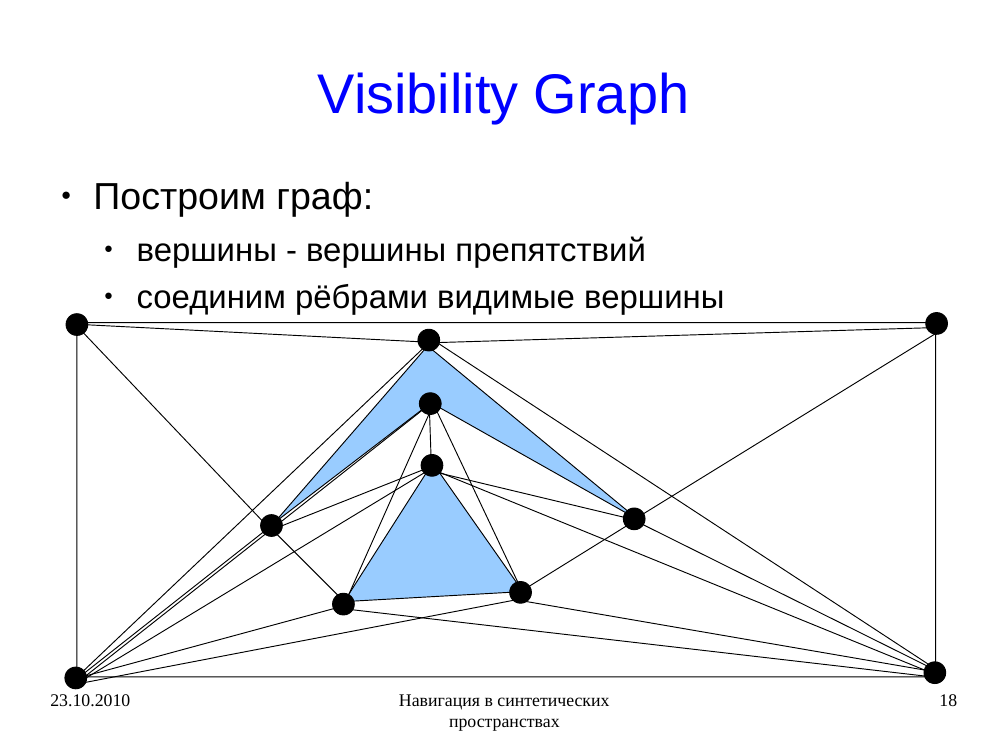
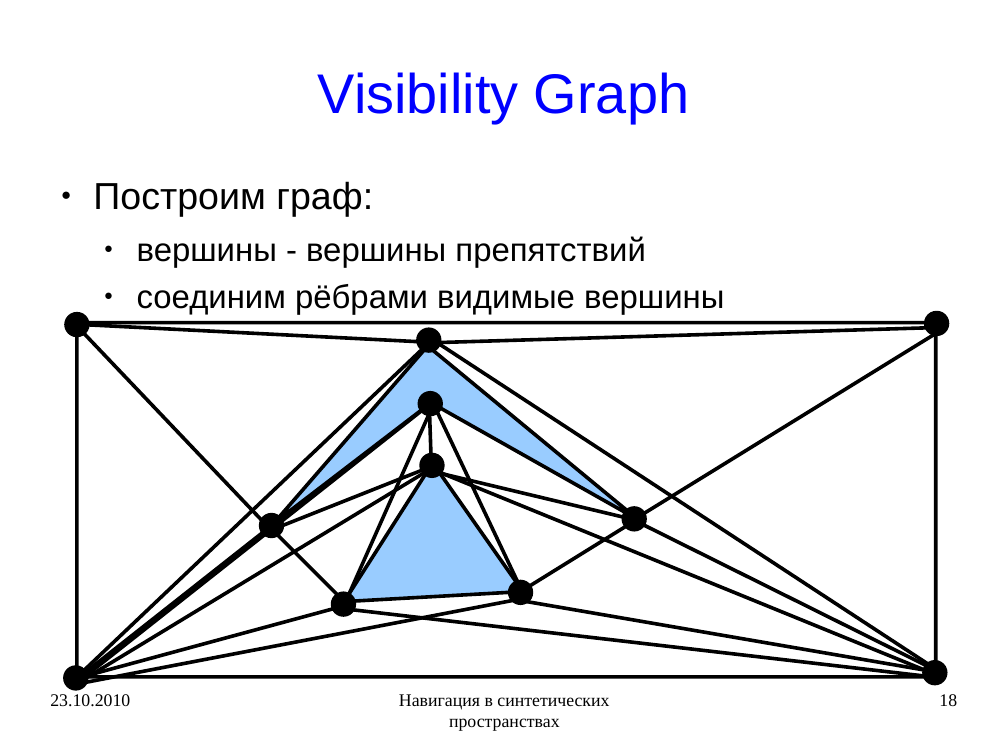
Before and after one commit to rutsky/semester09, a slide deck: slide 18 of Artificial_intelligence/Navigation_in_synthetic_space/50572_Rutsky_Navigation_in_synthetic_space.ppt. Drawn at 1008x756 pixels with LibreOffice and Linux fonts; fonts in the diff are those of the drawing. Boxes give left, top, right and bottom in pixels: in the first picture for what was removed or moved away, otherwise in the second. Text is boxed around its words. In the diff, an @@ line names an element or a change of style, - is before the commit and + after.

```diff
--- a/Artificial_intelligence/Navigation_in_synthetic_space/50572_Rutsky_Navigation_in_synthetic_space.ppt
+++ b/Artificial_intelligence/Navigation_in_synthetic_space/50572_Rutsky_Navigation_in_synthetic_space.ppt
@@ line (269, 529) - (73, 322): stroke #000000 0.74 pt to #000000 2.83 pt @@
@@ line (75, 325) - (436, 343): stroke #000000 0.74 pt to #000000 2.83 pt @@
@@ line (432, 343) - (943, 327): stroke #000000 0.74 pt to #000000 2.83 pt @@
@@ line (943, 329) - (637, 518): stroke #000000 0.74 pt to #000000 2.83 pt @@
@@ line (75, 679) - (433, 339): stroke #000000 0.74 pt to #000000 2.83 pt @@
@@ line (430, 338) - (943, 673): stroke #000000 0.74 pt to #000000 2.83 pt @@
@@ line (80, 681) - (428, 406): stroke #000000 0.74 pt to #000000 2.83 pt @@
@@ line (344, 606) - (433, 406): stroke #000000 0.74 pt to #000000 2.83 pt @@
@@ line (432, 463) - (429, 402): stroke #000000 0.74 pt to #000000 2.83 pt @@
@@ line (434, 406) - (523, 594): stroke #000000 0.74 pt to #000000 2.83 pt @@
@@ line (77, 684) - (433, 467): stroke #000000 0.74 pt to #000000 2.83 pt @@
@@ line (428, 468) - (273, 530): stroke #000000 0.74 pt to #000000 2.83 pt @@
@@ outline #000000 0.74 pt to #000000 2.83 pt in 14 elements at bbox=[274, 346, 638, 523], bbox=[344, 463, 523, 602], bbox=[73, 319, 936, 677], bbox=[66, 314, 88, 336], bbox=[261, 515, 283, 537], bbox=[418, 329, 440, 351], bbox=[420, 393, 442, 415], bbox=[624, 509, 646, 531], bbox=[927, 313, 949, 335], bbox=[925, 662, 947, 684], bbox=[509, 582, 531, 604], bbox=[333, 594, 355, 616], bbox=[65, 668, 87, 690], bbox=[422, 455, 444, 477] @@
@@ line (642, 521) - (431, 471): stroke #000000 0.74 pt to #000000 2.83 pt @@
@@ line (938, 676) - (433, 469): stroke #000000 0.74 pt to #000000 2.83 pt @@
@@ line (75, 681) - (271, 526): stroke #000000 0.74 pt to #000000 2.83 pt @@
@@ line (271, 528) - (348, 605): stroke #000000 0.74 pt to #000000 2.83 pt @@
@@ line (523, 590) - (637, 520): stroke #000000 0.74 pt to #000000 2.83 pt @@
@@ line (634, 520) - (933, 669): stroke #000000 0.74 pt to #000000 2.83 pt @@
@@ line (70, 685) - (525, 598): stroke #000000 0.74 pt to #000000 2.83 pt @@
@@ line (348, 605) - (77, 679): stroke #000000 0.74 pt to #000000 2.83 pt @@
@@ line (933, 677) - (338, 608): stroke #000000 0.74 pt to #000000 2.83 pt @@
@@ line (937, 672) - (517, 600): stroke #000000 0.74 pt to #000000 2.83 pt @@
```
Also in this commit, not shown: 7 other slides changed, 2 other files.
